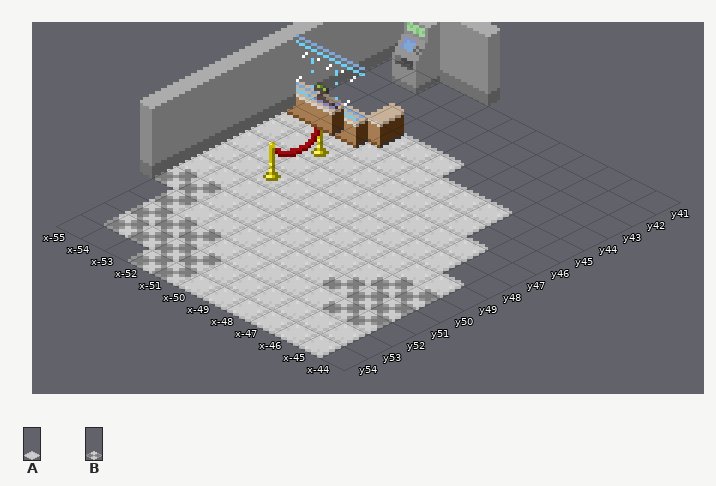
Tiled map, stored at Assets/Levels/TaskTestMap.tmx. Above, as it was before the edit.
Cells are 16x8 px. Isometric: x runs down to the right, y down to the left. Shown: x -55..-44, y 41..54.
Key: from "FloorTiles": A 0, B 1.
_ is an empty cell.
Layer "Floors" before, first column x -55:
41 ____________
42 ____________
43 ____________
44 AAAAAA______
45 AAAAAAAAA___
46 AAAAAAAAA___
47 AAAAAAAAAA__
48 AAAAAAAAAA__
49 AAAAAAAAAAA_
50 BBAAAAAAABB_
51 _BAAAAAABBB_
52 _BBBAAAAABB_
53 _BBBBAAAAAA_
54 ___BBAAAAAA_
Once edited:
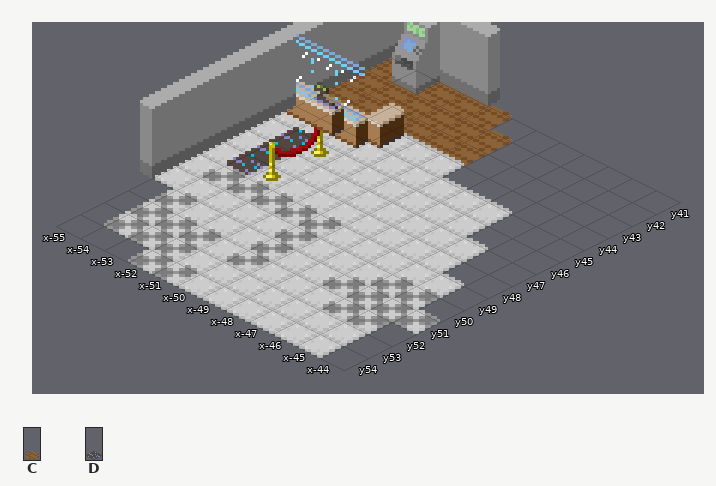
Further tiles: from "FloorTiles": C 3, D 4.
Diff:
Layer "Floors":
Tile B becomes tile A in row 50 at x -55 to -54; in row 53 at x -51.
Tile A becomes tile B in row 49 at x -54 to -50; in rows 50 to 52 at x -50.
The author put tile B in row 51 at x -44.
Tile A becomes tile C in row 44 at x -55 to -53.
The author put tile C in row 41 at x -55 to -51; in rows 42 to 43 at x -55 to -50.
Tile A becomes tile D in rows 46 to 48 at x -54.
